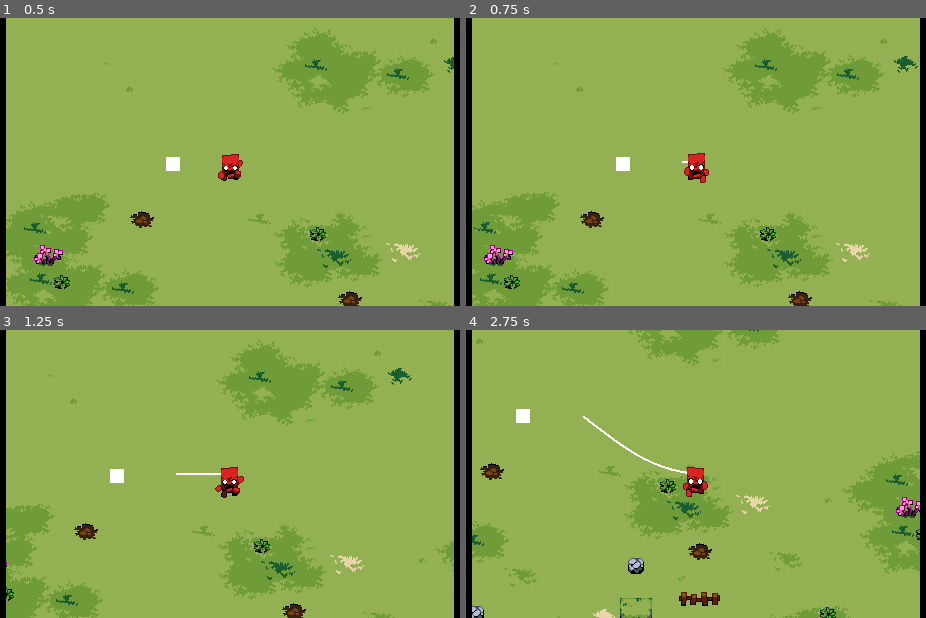
Above: before the commit, frames 1-4 (two rows, left to right).
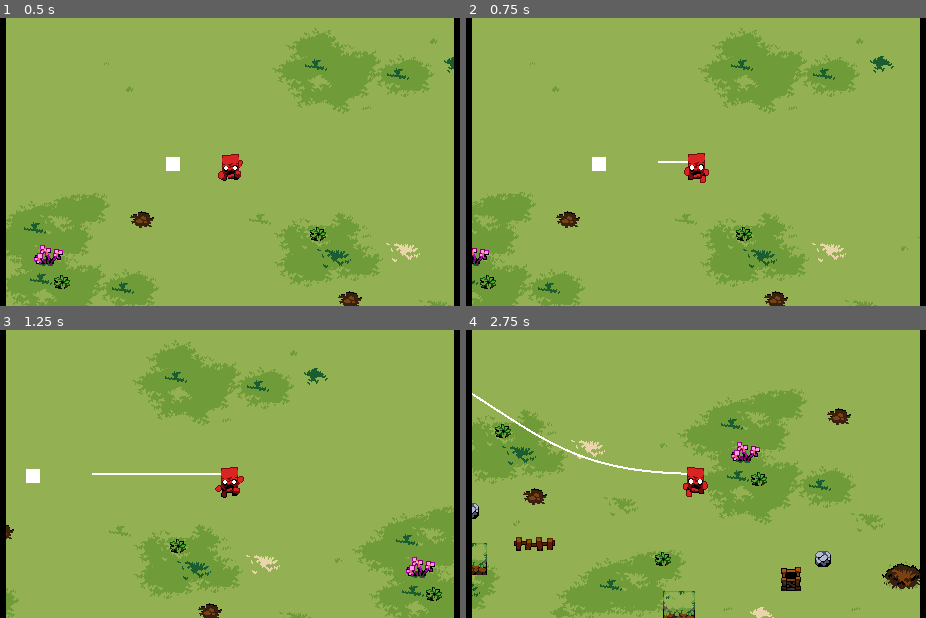
Above: after the commit, the same moments.

Repository: elementary-luke/GMTK2025
Game: Godot game, scene res://scenes/main.tscn
Two runs of this game, one before a commit and one after it. Both use one fixed random seed, a clock stepped at 60 frames per second and the inputs below. The engine's default icon, where the game draws it, is replaced by a stand-in: a white triangle on a blue panel in a dark square.
Inputs:
- Up to frame 1 (0.5 s): no input
- Up to frame 2 (0.75 s): hold Right (right) from 0.53 s (still down); hold Space (main_action) from 0.53 s (still down)
- Up to frame 3 (1.25 s): keep holding Right (right); keep holding Space (main_action)
- Up to frame 4 (2.75 s): release Right (right) at 1.28 s; release Space (main_action) at 1.28 s; hold Down (down) 1.28-2.03 s; tap Space (main_action) at 1.35 s; hold Right (right) from 2.03 s (still down); hold Space (main_action) from 2.03 s (still down)

Frame 1 is identical in both runs. In frame 2, 13% of the frame differs, in the area x 1-99%, y 3-100%; in frame 3, 23%; in frame 4, 29%, in the area x 1-99%, y 0-100%.

Commit message:
slight collision fix

Diff:
--- a/rope.gd
+++ b/rope.gd
@@ -110,6 +110,7 @@
 	segments[0].pos = start_pos
 	if get_rope_length() > max_length():
 		Global.Player.global_position = segments[-1].pos
+		Global.Player.no_move = true
 	else:
 		segments[-1].pos = Global.Player.global_position
 
--- a/scenes/main.tscn
+++ b/scenes/main.tscn
@@ -105,17 +105,6 @@
 position = Vector2(0, 7.5)
 shape = SubResource("RectangleShape2D_0wfyh")
 
-[node name="StaticBody2D" type="StaticBody2D" parent="."]
-position = Vector2(-57, 2)
-collision_layer = 4
-collision_mask = 0
-
-[node name="CollisionShape2D" type="CollisionShape2D" parent="StaticBody2D"]
-shape = SubResource("RectangleShape2D_jyhfs")
-
-[node name="Polygon2D" type="Polygon2D" parent="StaticBody2D"]
-polygon = PackedVector2Array(-7, -7, -7, 7, -7, 7, 7, 7, 7, -7)
-
 [node name="Rope" type="Node2D" parent="."]
 z_index = 3
 script = ExtResource("4_jyhfs")
@@ -131,7 +120,19 @@
 width = 2.0
 default_color = Color(1, 0, 0, 1)
 
+[node name="StaticBody2D" type="StaticBody2D" parent="."]
+position = Vector2(-57, 2)
+collision_layer = 4
+collision_mask = 0
+
+[node name="CollisionShape2D" type="CollisionShape2D" parent="StaticBody2D"]
+shape = SubResource("RectangleShape2D_jyhfs")
+
+[node name="Polygon2D" type="Polygon2D" parent="StaticBody2D"]
+polygon = PackedVector2Array(-7, -7, -7, 7, -7, 7, 7, 7, 7, -7)
+
 [node name="ScissorTimer" type="Timer" parent="."]
 wait_time = 5.0
+autostart = true
 
 [connection signal="timeout" from="ScissorTimer" to="." method="_on_scissor_timer_timeout"]
--- a/scripts/player.gd
+++ b/scripts/player.gd
@@ -1,11 +1,12 @@
 extends CharacterBody2D
 
 var move = Vector2(0.0, 0.0)
-var speed = 80.0
+var speed = 200.0
 var segments = []
 var player_correction = Vector2(0, 0)
 var casting_rope = false
 var moving = false
+var no_move = false
 
 func _ready():
 	Global.Player = self
@@ -24,8 +25,7 @@
 
 	if casting_rope:
 		var to_end = global_position.distance_to(segments[-2].pos)
-
-		if Input.is_action_pressed("main_action") && to_end >= Global.Rope.seg_len * 0.8:
+		if Input.is_action_pressed("main_action") && to_end >= Global.Rope.seg_len:#&& Global.Rope.get_rope_length() >= Global.Rope.max_length():
 			Global.Rope.add_segment()
 	else:
 
@@ -35,5 +35,8 @@
 				Global.Rope.add_segment()
 			casting_rope = true
 
-	velocity = move_step
-	move_and_slide()
+	if !no_move:
+		velocity = move_step
+		move_and_slide()
+
+	no_move = false
Not shown, added: scenes/main.tscn1100166670.tmp
